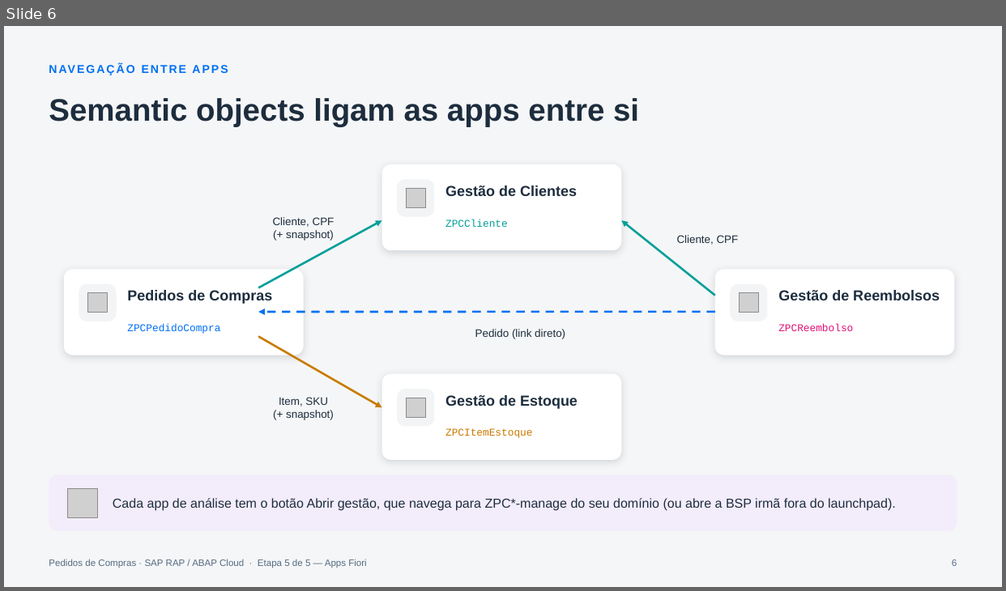
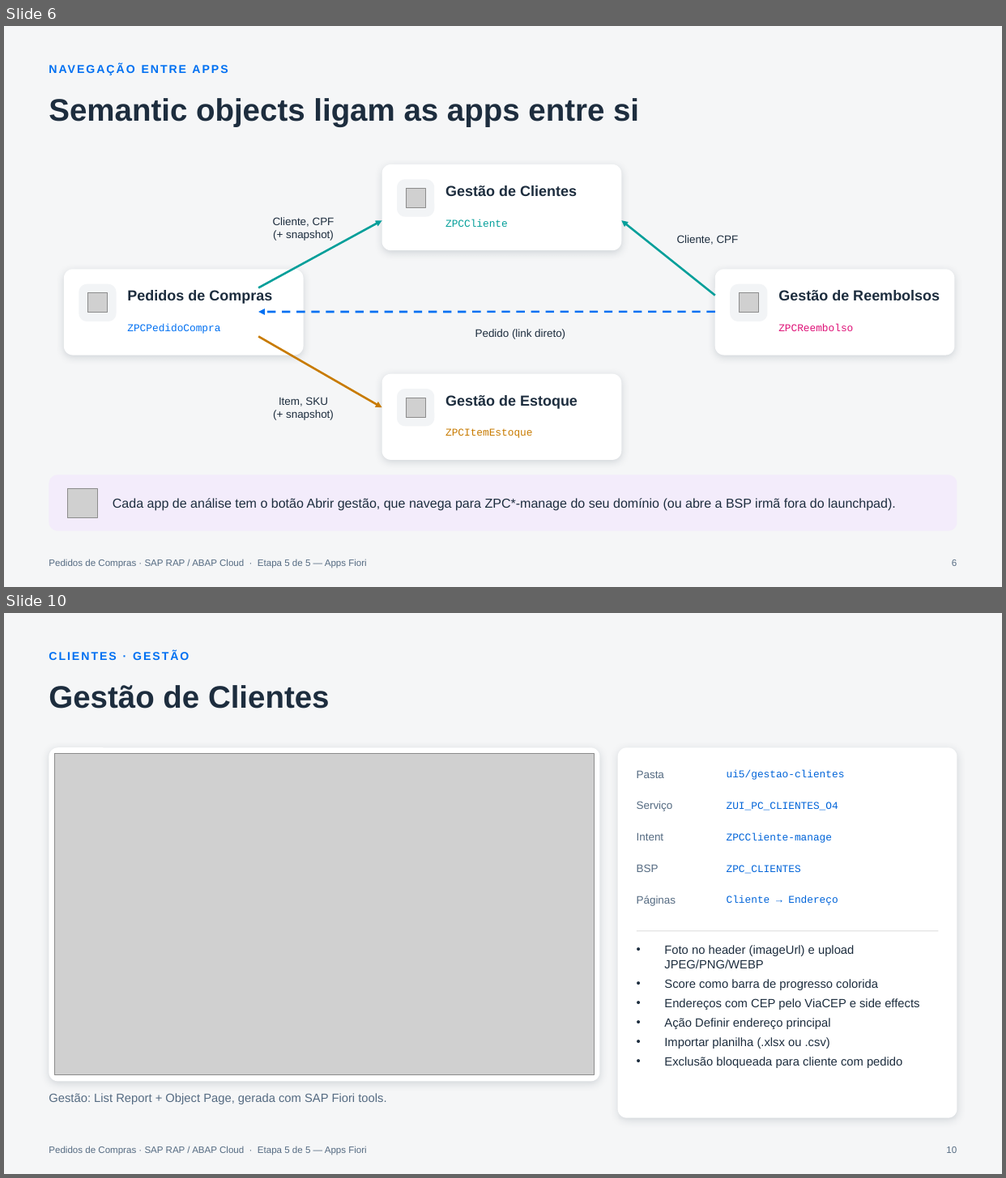
Before and after one commit to AdrianoBispo/sap-abap-rap-pedidos-de-compras-app, a slide deck: docs/apresentacoes/05-apps-fiori.pptx. Shown one above the other, each under a label of ours: slide 6 before the commit, slides 6 and 10 after it; the slides between them are not shown. The pictures are 1006x591 and 1006x1178 pixels, drawn with LibreOffice and Linux fonts; fonts in the diff are those of the drawing; grey boxes stand for pictures. Boxes give left, top, right and bottom in pixels: in the first picture for what was removed or moved away, otherwise in the second. Text is boxed around its words. In the diff, an @@ line names an element or a change of style, - is before the commit and + after.

```diff
--- a/docs/apresentacoes/05-apps-fiori.pptx
+++ b/docs/apresentacoes/05-apps-fiori.pptx
@@ slide 10 added at bbox=[4, 613, 1002, 1174], background #F5F6F7; not listed: 1 template element that a slide beside it also shows @@
@@ text added at bbox=[49, 651, 189, 660], 11 pt, text #0070F2, bold @@
+CLIENTES · GESTÃO
@@ title added at bbox=[49, 685, 330, 709], 30 pt, text #1D2D3E, bold @@
+Gestão de Clientes
@@ rounded rectangle added at bbox=[49, 747, 600, 1082], fill #FFFFFF @@
@@ picture added at bbox=[55, 754, 594, 1076] @@
@@ rounded rectangle added at bbox=[618, 747, 957, 1118], fill #FFFFFF @@
@@ text added at bbox=[637, 770, 664, 778], 10.5 pt, text #556B82 @@
+Pasta
@@ text added at bbox=[727, 770, 845, 780], 10 pt, text #0064D9 @@
+ui5/gestao-clientes
@@ text added at bbox=[637, 801, 673, 811], 10.5 pt, text #556B82 @@
+Serviço
@@ text added at bbox=[727, 802, 838, 811], 10 pt, text #0064D9 @@
+ZUI_PC_CLIENTES_O4
@@ text added at bbox=[637, 833, 663, 841], 10.5 pt, text #556B82 @@
+Intent
@@ text added at bbox=[727, 833, 832, 843], 10 pt, text #0064D9 @@
+ZPCCliente-manage
@@ text added at bbox=[637, 864, 658, 872], 10.5 pt, text #556B82 @@
+BSP
@@ text added at bbox=[727, 865, 801, 874], 10 pt, text #0064D9 @@
+ZPC_CLIENTES
@@ text added at bbox=[637, 896, 675, 906], 10.5 pt, text #556B82 @@
+Páginas
@@ text added at bbox=[727, 896, 837, 905], 10 pt, text #0064D9 @@
+Cliente → Endereço
@@ line added from (637, 931) to (938, 931), #E5E5E5 1 pt @@
@@ text added at bbox=[664, 945, 919, 1068], 11.5 pt, text #1D2D3E @@
+• Foto no header (imageUrl) e upload JPEG/PNG/WEBP
+• Score como barra de progresso colorida
+• Endereços com CEP pelo ViaCEP e side effects
+• Ação Definir endereço principal
+• Importar planilha (.xlsx ou .csv)
+• Exclusão bloqueada para cliente com pedido
@@ text added at bbox=[49, 1093, 386, 1105], 11.5 pt, text #556B82 @@
+Gestão: List Report + Object Page, gerada com SAP Fiori tools.
@@ page number added at bbox=[946, 1147, 957, 1153], 9 pt, text #556B82 @@
+10
```
Also in this commit, not shown: 7 slides changed, 15 other slides added, 3 slides removed.
